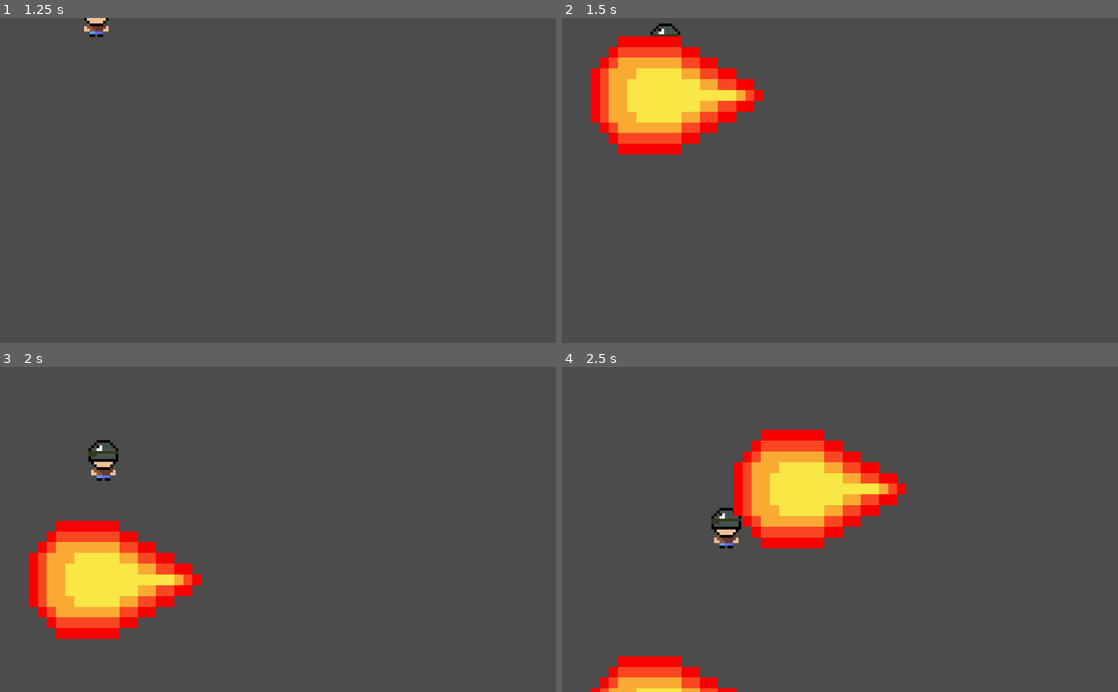
Above: before the commit, frames 1-4 (two rows, left to right).
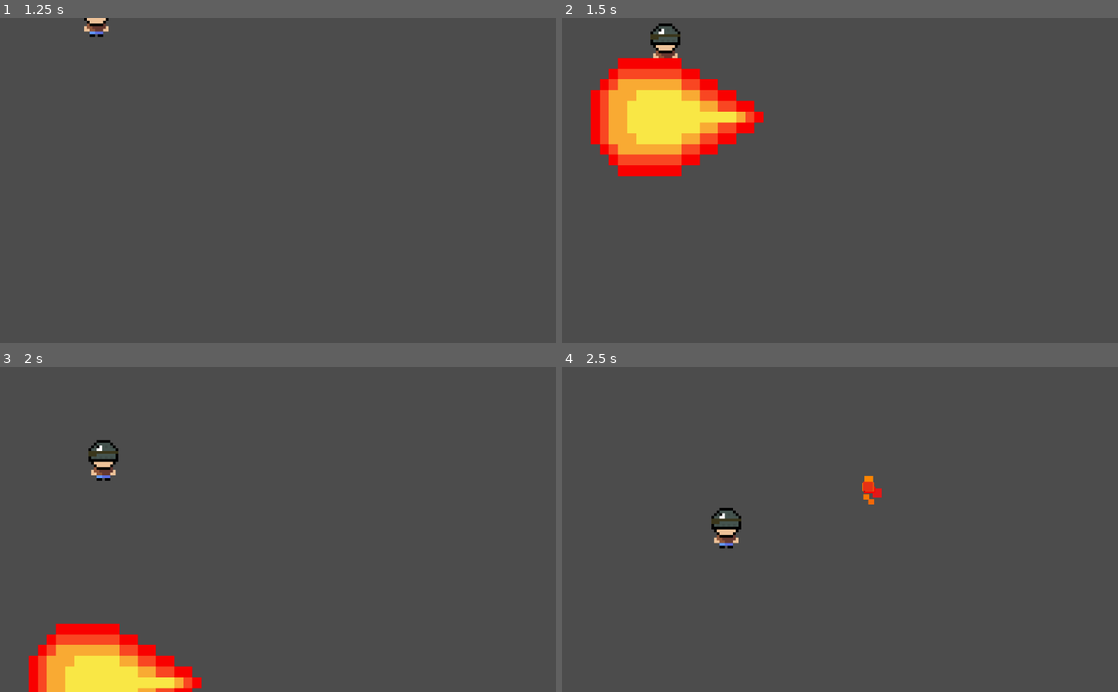
Above: after the commit, the same moments.

Repository: BadConfig/Again
Game: Godot game, scene res://Hero/Hero.tscn
The game is run twice, just before and just after one commit, with the same random seed, the same clock (stepped at 60 frames per second) and the same inputs.
Inputs:
- Up to frame 1 (1.25 s): tap Enter at 0.5 s; hold Right (ui_right) from 0.53 s (still down); tap F at 0.6 s; tap Space at 0.77 s
- Up to frame 2 (1.5 s): release Right (ui_right) at 1.28 s; hold Down (ui_down) from 1.28 s (still down); tap 1 at 1.35 s
- Up to frame 3 (2 s): keep holding Down (ui_down); tap Space at 1.52 s
- Up to frame 4 (2.5 s): release Down (ui_down) at 2.03 s; hold Right (ui_right) from 2.03 s (still down); tap 2 at 2.1 s

Frame 1 is identical in both runs. In frame 2, 8.0% of the frame differs, in the area x 5-37%, y 5-49%; in frame 3, 12%, in the area x 5-37%, y 47-100%; in frame 4, 10%.

Commit message:
Added fireball

Diff:
--- a/Hero/Hero.gd
+++ b/Hero/Hero.gd
@@ -44,9 +44,8 @@
 			'cooldown' 	: 3,
 			},
 			{
-			'scene'		: preload('res://Spells/Fire Blast/FireBlast.tscn'),
-			'texture'	: preload('res://Spells/Fire Blast/Assets/f59eaa826d4e49f.png'),
-			'speed'		: 500,
+			'scene'		: preload('res://Spells/Fireball/Fireball.tscn'),
+			'speed'		: 800,
 			'cooldown' 	: 3,
 			},
 			{
--- a/Spells/Fire Blast/FireBlast.gd
+++ b/Spells/Fire Blast/FireBlast.gd
@@ -1,8 +1,7 @@
 extends KinematicBody2D
 
-var fireblast_options = {
-	'texture'	: preload('res://Spells/Fire Blast/Assets/f59eaa826d4e49f.png'),
-	'speed'		: 500,
+var fireball_options = {
+	'speed'		: 800,
 	'cooldown' 	: 3,
 	}
 
@@ -11,8 +10,7 @@
 
 var move_vector = Vector2()
 func _ready():
-	get_node('Sprite').set_texture(fireblast_options['texture'])
-	var t = get_parent().get_node('Human').get_direction_options(fireblast_options['speed'])
+	var t = get_parent().get_node('Human').get_direction_options(fireball_options['speed'])
 	move_vector = t['vector']
 	global_position = t['global_position']
 func _process(delta):
--- /dev/null
+++ b/Spells/Fireball/Fireball.tscn
@@ -0,0 +1,25 @@
+[gd_scene load_steps=5 format=2]
+
+[ext_resource path="res://Spells/Fire Blast/FireBlast.gd" type="Script" id=1]
+[ext_resource path="res://Spells/Fire Blast/CollisionShape2D.gd" type="Script" id=2]
+[ext_resource path="res://Spells/Fireball/FireballParticles.tscn" type="PackedScene" id=3]
+
+[sub_resource type="CircleShape2D" id=1]
+radius = 35.2966
+
+[node name="Fireball" type="KinematicBody2D"]
+position = Vector2( 0, 3.34036 )
+script = ExtResource( 1 )
+
+[node name="Area2D" type="Area2D" parent="."]
+
+[node name="CollisionShape2D" type="CollisionShape2D" parent="Area2D"]
+position = Vector2( -1.54758, -0.773788 )
+shape = SubResource( 1 )
+script = ExtResource( 2 )
+
+[node name="VisibilityNotifier2D" type="VisibilityNotifier2D" parent="."]
+
+[node name="Particles2D" parent="." instance=ExtResource( 3 )]
+[connection signal="area_entered" from="Area2D" to="Area2D/CollisionShape2D" method="_on_Area2D_area_entered"]
+[connection signal="screen_exited" from="VisibilityNotifier2D" to="." method="_on_VisibilityNotifier2D_screen_exited"]
--- /dev/null
+++ b/Spells/Fireball/FireballParticles.tscn
@@ -0,0 +1,37 @@
+[gd_scene load_steps=6 format=2]
+
+[sub_resource type="Gradient" id=1]
+offsets = PoolRealArray( 0, 0.00502513, 0.427136, 1 )
+colors = PoolColorArray( 0, 0, 0, 1, 1, 0, 0, 1, 0.882353, 0.105882, 0.105882, 1, 1, 0.568627, 0, 1 )
+
+[sub_resource type="GradientTexture" id=2]
+gradient = SubResource( 1 )
+
+[sub_resource type="Curve" id=3]
+min_value = -500.0
+max_value = 500.0
+_data = [ Vector2( 0, 1 ), 0.0, 0.0, 0, 0, Vector2( 1, 1 ), 0.0, 0.0, 0, 0 ]
+
+[sub_resource type="CurveTexture" id=4]
+curve = SubResource( 3 )
+
+[sub_resource type="ParticlesMaterial" id=5]
+flag_disable_z = true
+gravity = Vector3( 0, 10, 0 )
+initial_velocity = 134.45
+initial_velocity_random = 0.24
+orbit_velocity = -1000.0
+orbit_velocity_random = 0.55
+orbit_velocity_curve = SubResource( 4 )
+scale = 17.81
+scale_random = 0.49
+color_ramp = SubResource( 2 )
+
+[node name="Particles2D" type="Particles2D"]
+position = Vector2( -5.54022, -2.21606 )
+rotation = -18.8496
+amount = 20
+lifetime = 0.5
+speed_scale = 2.02
+randomness = 0.17
+process_material = SubResource( 5 )
